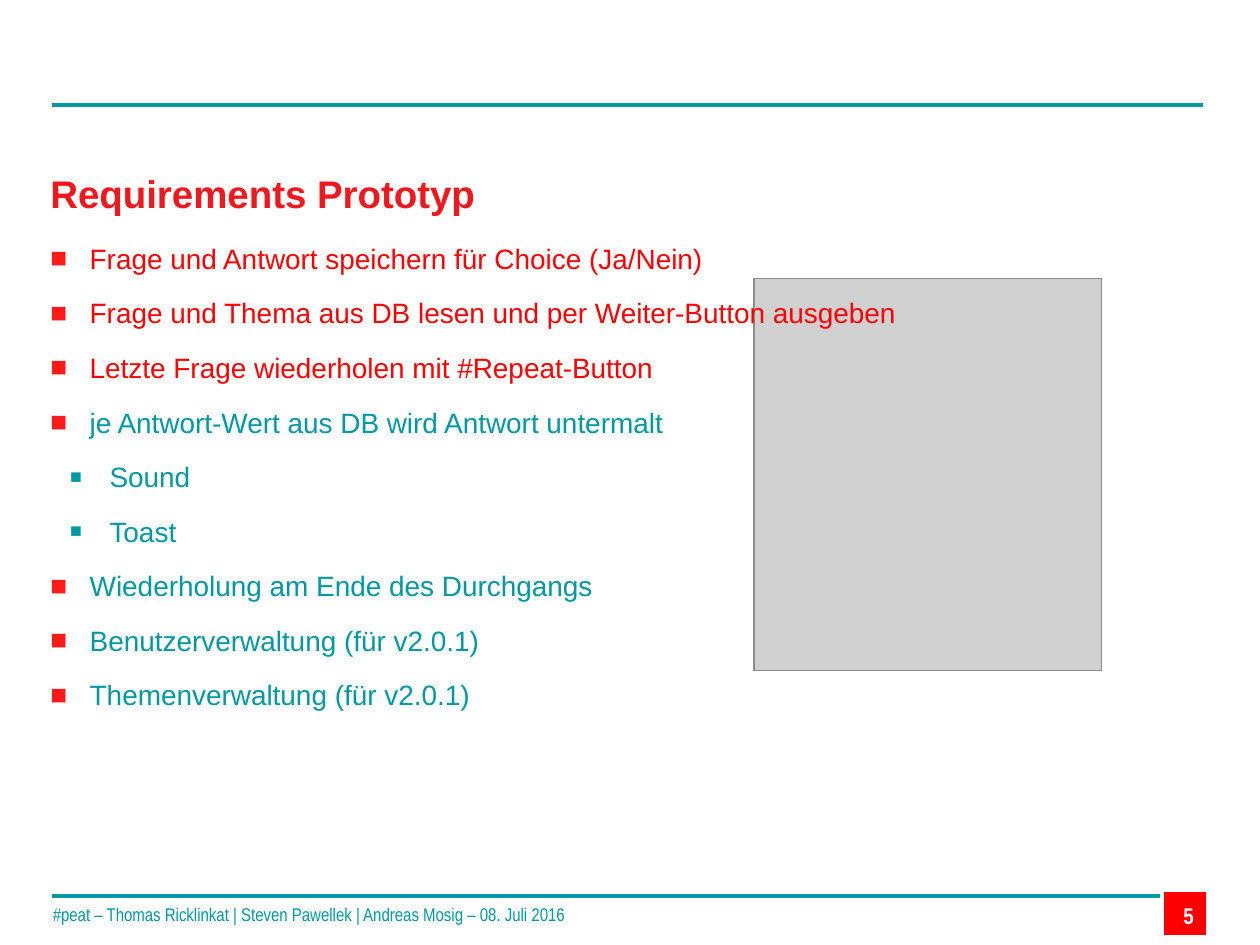
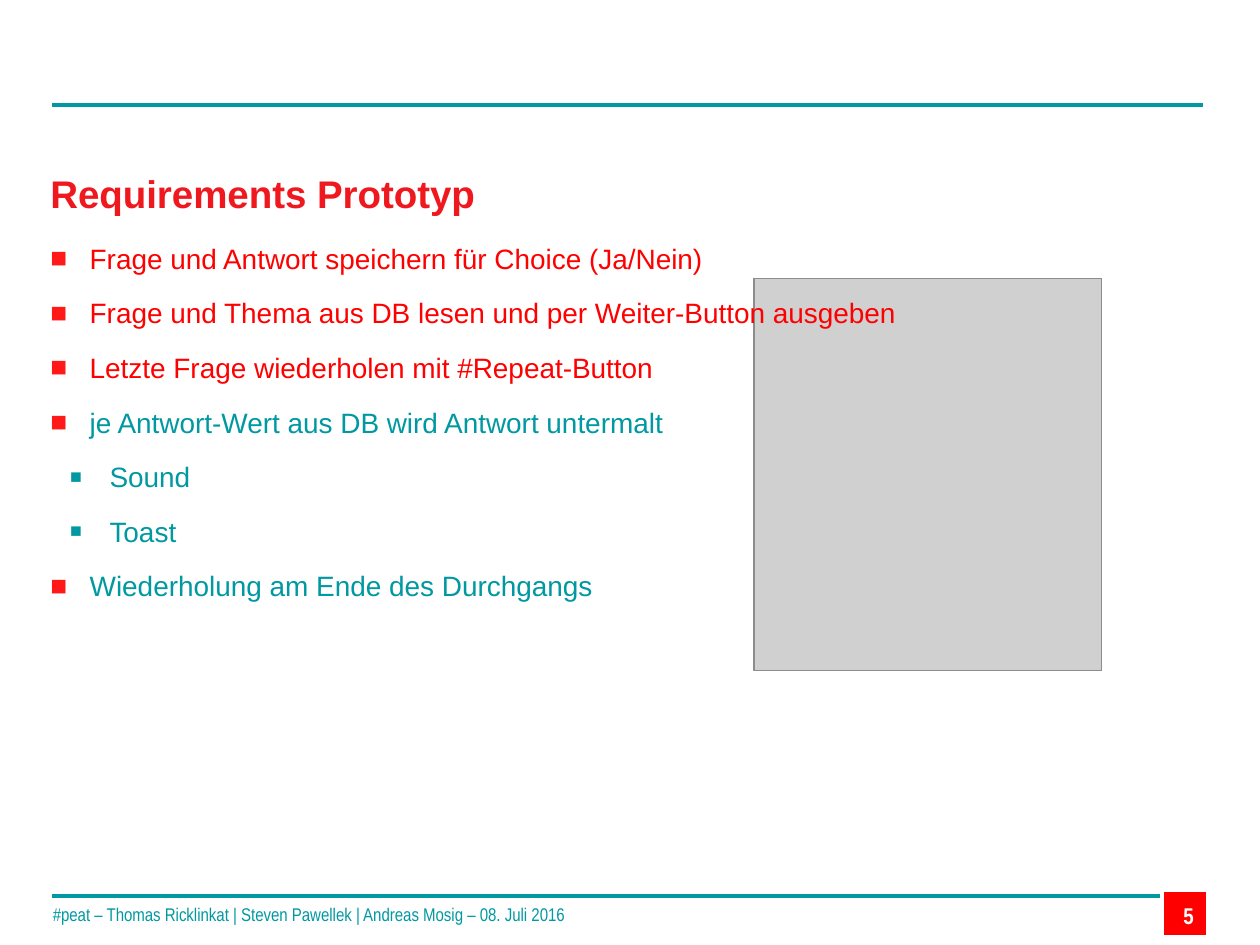
Before and after one commit to rechnaton/Beuth, a slide deck: slide 5 of doc/DOKU/peat.pptx. Drawn at 1260x945 pixels with LibreOffice and Linux fonts; fonts in the diff are those of the drawing; grey boxes stand for pictures; background and template pictures are left out. Boxes give left, top, right and bottom in pixels: in the first picture for what was removed or moved away, otherwise in the second. Text is boxed around its words. In the diff, an @@ line names an element or a change of style, - is before the commit and + after.

```diff
--- a/doc/DOKU/peat.pptx
+++ b/doc/DOKU/peat.pptx
@@ text at bbox=[90, 630, 479, 711]: paragraphs removed @@
-■ Benutzerverwaltung (für v2.0.1)
-■ Themenverwaltung (für v2.0.1)
```
Also in this commit, not shown: 1 other slide changed.
